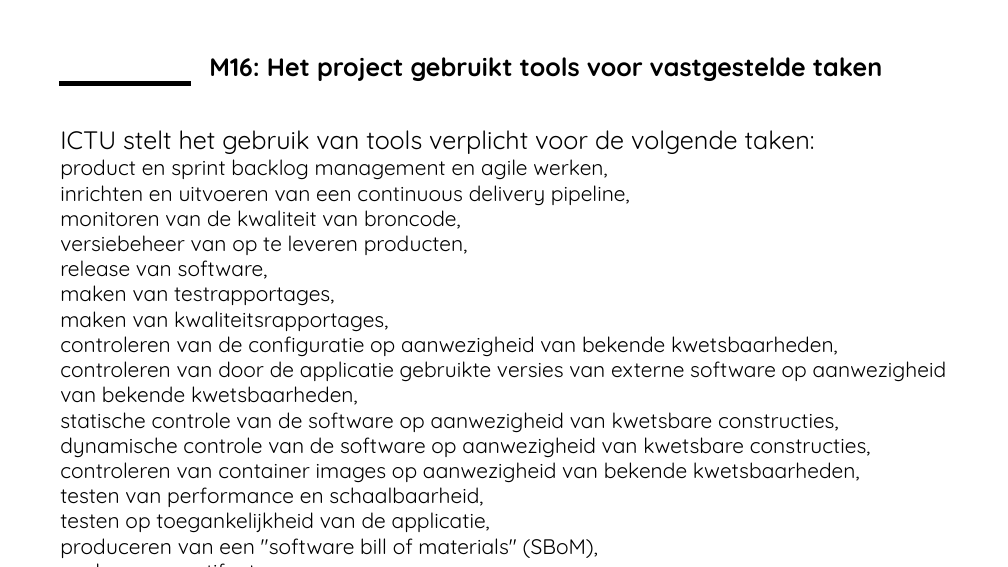
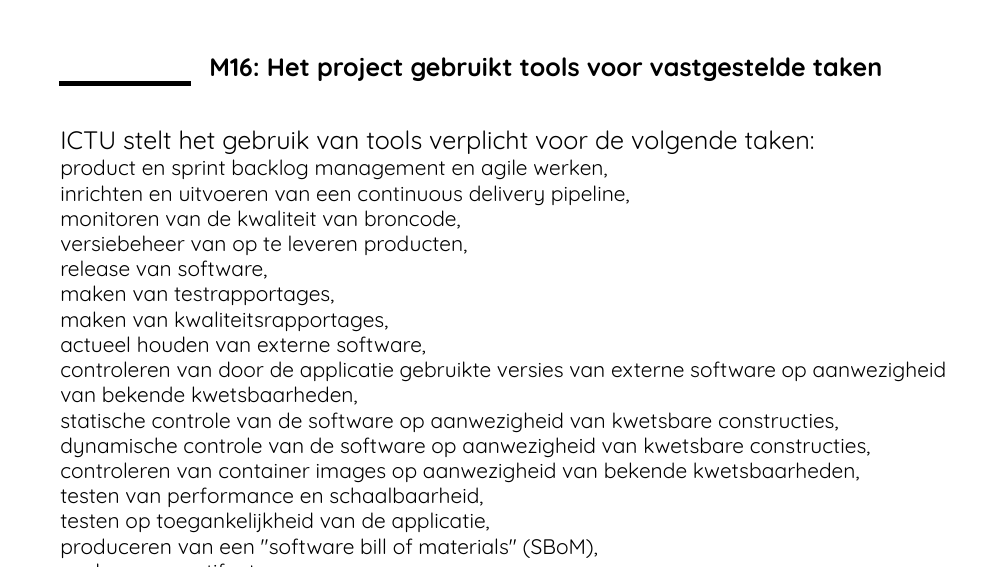
Before and after one commit to ICTU/Kwaliteitsaanpak, a slide deck: slide 13 of docs/wip/ICTU-Kwaliteitsaanpak.pptx. Drawn at 1008x567 pixels with LibreOffice and Linux fonts; fonts in the diff are those of the drawing; background and template pictures are left out. Boxes give left, top, right and bottom in pixels: in the first picture for what was removed or moved away, otherwise in the second. Text is boxed around its words. In the diff, an @@ line names an element or a change of style, - is before the commit and + after.

Commit message:
Actueel houden externe software.
In maatregel M16 "Het project gebruikt tools voor vastgestelde taken" de taak "actueel houden van externe software" toegevoegd.

Closes #392.

```diff
--- a/docs/wip/ICTU-Kwaliteitsaanpak.pptx
+++ b/docs/wip/ICTU-Kwaliteitsaanpak.pptx
@@ text at (60, 331, 426, 355): text changed @@
-controleren van de configuratie op aanwezigheid van bekende kwetsbaarheden,
+actueel houden van externe software,
```
Also in this commit, not shown: 23 other files.
